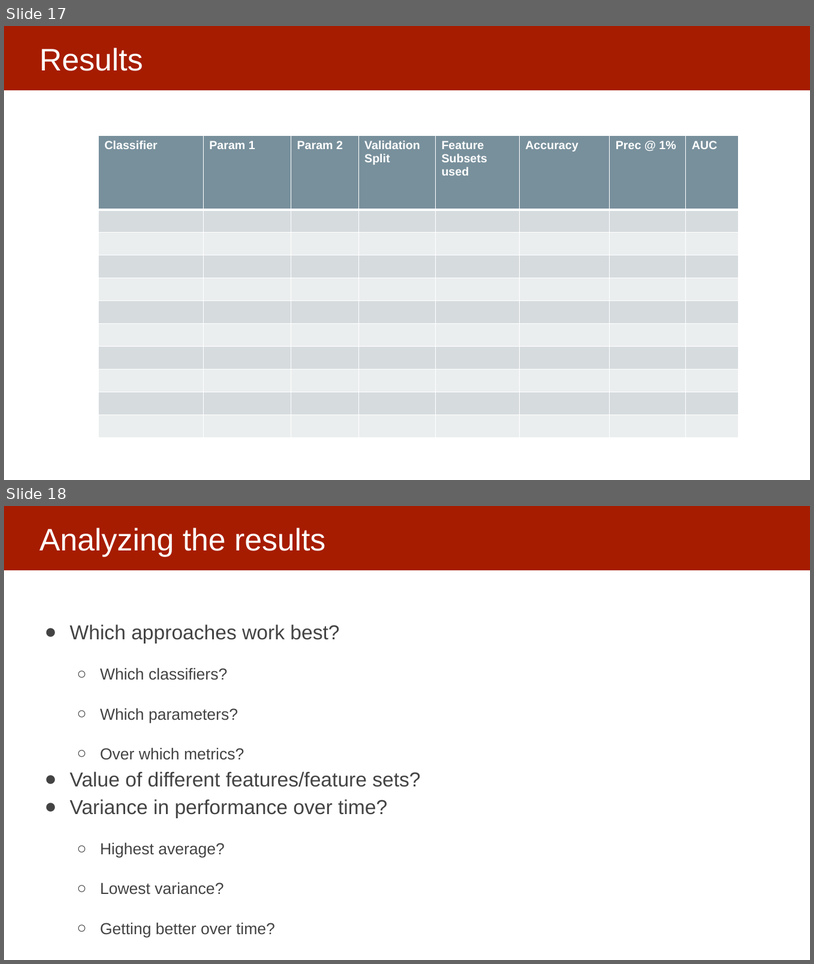
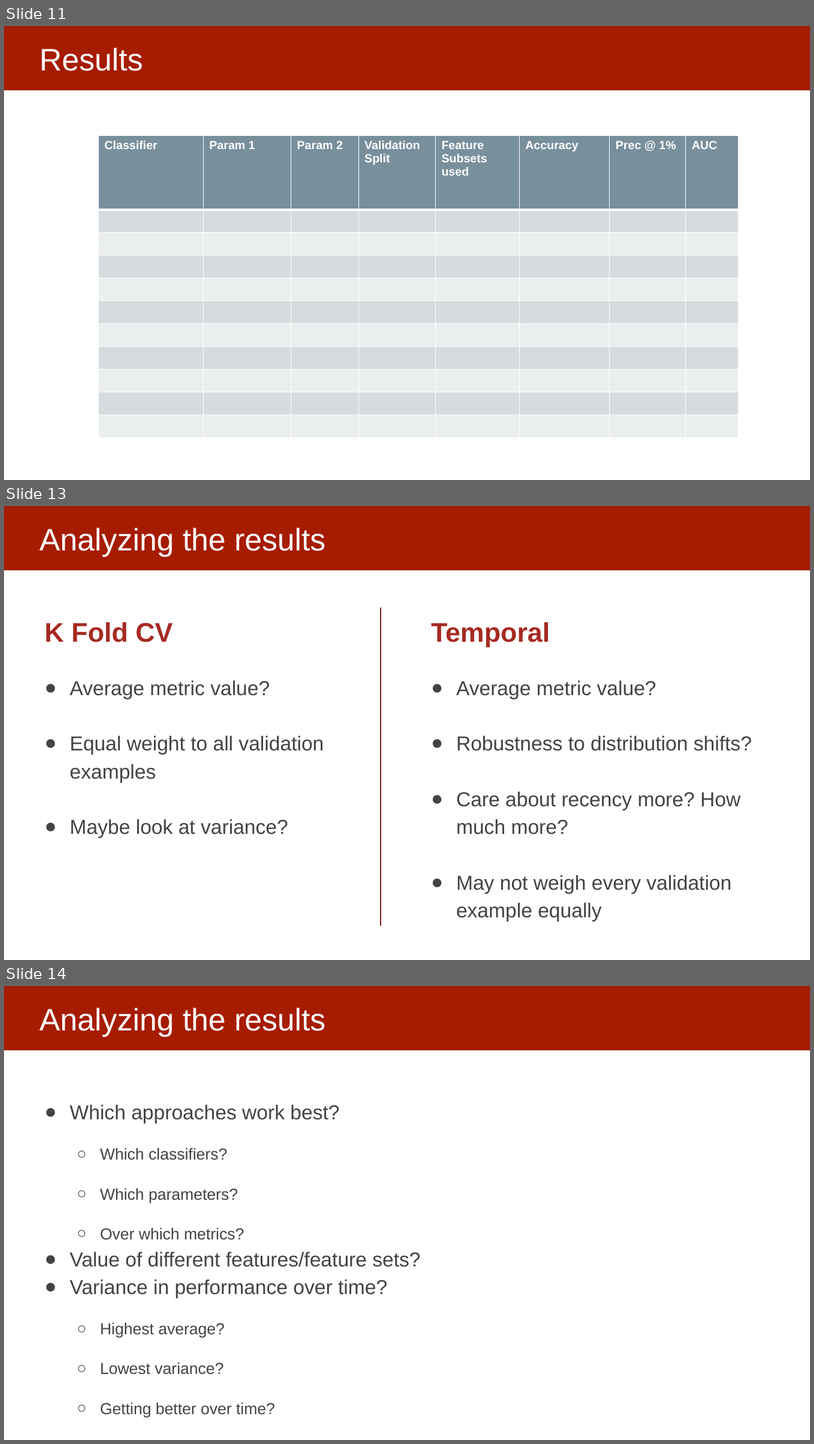
Before and after one commit to dssg/mlforpublicpolicylab, a slide deck: Lectures/15-ml-in-practice-and-model-selection-part-3.pptx. Shown one above the other, each under a label of ours: slides 17 and 18 before the commit, slides 11, 13 and 14 after it; the slides between them are not shown. The pictures are 814x964 and 814x1444 pixels, drawn with LibreOffice and Linux fonts; fonts in the diff are those of the drawing. Boxes give left, top, right and bottom in pixels: in the first picture for what was removed or moved away, otherwise in the second. Text is boxed around its words. In the diff, an @@ line names an element or a change of style, - is before the commit and + after.

```diff
--- a/Lectures/15-ml-in-practice-and-model-selection-part-3.pptx
+++ b/Lectures/15-ml-in-practice-and-model-selection-part-3.pptx
@@ slide 13 added at (4, 506, 810, 960), background #FFFFFF; not listed: 1 template element that a slide beside it also shows @@
@@ title added at (39, 528, 326, 557), 37 pt, text #FFFFFF @@
+Analyzing the results
@@ line added from (381, 607) to (381, 925), #811E17 1.5 pt @@
@@ text added at (45, 622, 324, 838), 24 pt, text #434343 @@
+K Fold CV
+● Average metric value?
+● Equal weight to all validation examples
+● Maybe look at variance?
@@ text added at (431, 622, 752, 894), 24 pt, text #434343 @@
+Temporal
+● Average metric value?
+● Robustness to distribution shifts?
+● Care about recency more? How much more?
+● May not weigh every validation example equally
@@ what was slide 17 is now slide 11 @@
@@ what was slide 18 is now slide 14 @@
```
Also in this commit, not shown: 5 slides changed, 6 other slides added, 9 slides removed.
